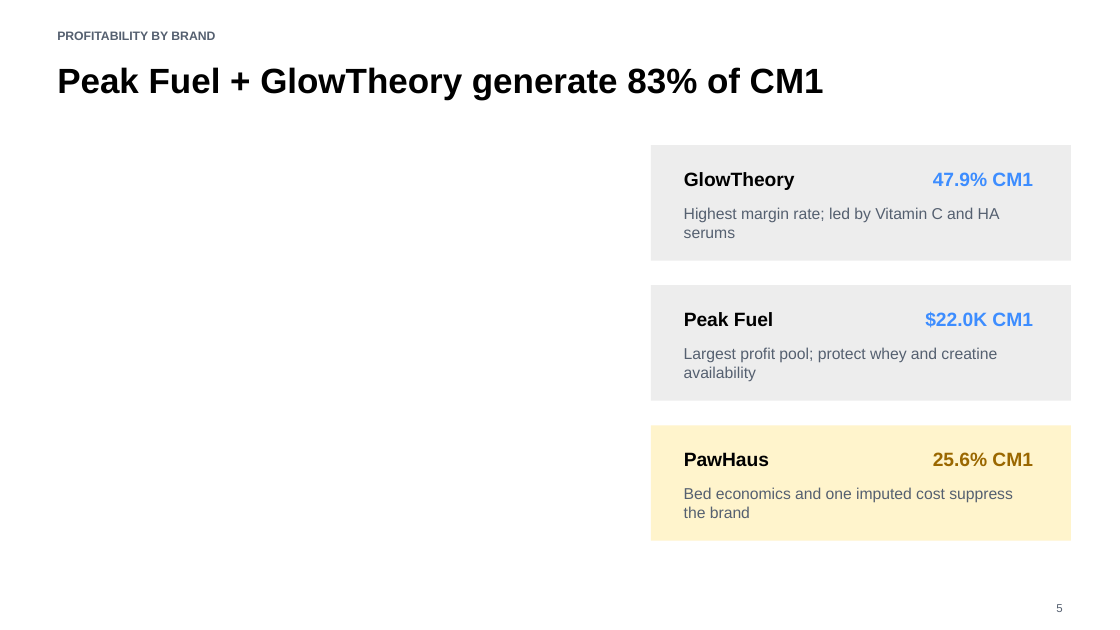
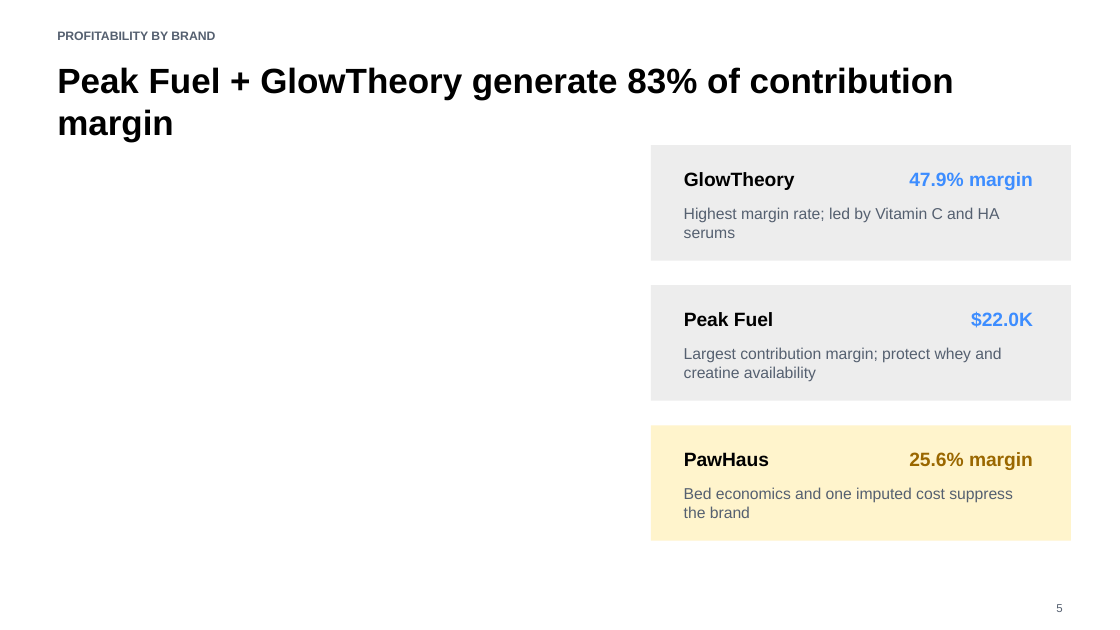
Before and after one commit to rubenatello/luminize-assessment, a slide deck: slide 5 of deliverables/Amazon_Q2_2026_Leadership_Presentation.pptx. Drawn at 1120x630 pixels with LibreOffice and Linux fonts; fonts in the diff are those of the drawing. Boxes give left, top, right and bottom in pixels: in the first picture for what was removed or moved away, otherwise in the second. Text is boxed around its words. In the diff, an @@ line names an element or a change of style, - is before the commit and + after.

```diff
--- a/deliverables/Amazon_Q2_2026_Leadership_Presentation.pptx
+++ b/deliverables/Amazon_Q2_2026_Leadership_Presentation.pptx
@@ text at (57,67,954,142): text changed @@
-Peak Fuel + GlowTheory generate 83% of CM1
+Peak Fuel + GlowTheory generate 83% of contribution margin
@@ text at (909,172,1033,190): text changed @@
-47.9% CM1
+47.9% margin
@@ text at (971,311,1033,328): text changed @@
-$22.0K CM1
+$22.0K
@@ text at (684,347,1001,381): text changed @@
-Largest profit pool; protect whey and creatine availability
+Largest contribution margin; protect whey and creatine availability
@@ text at (909,452,1033,470): text changed @@
-25.6% CM1
+25.6% margin
```
Also in this commit, not shown: 8 other slides changed, 21 other files.
